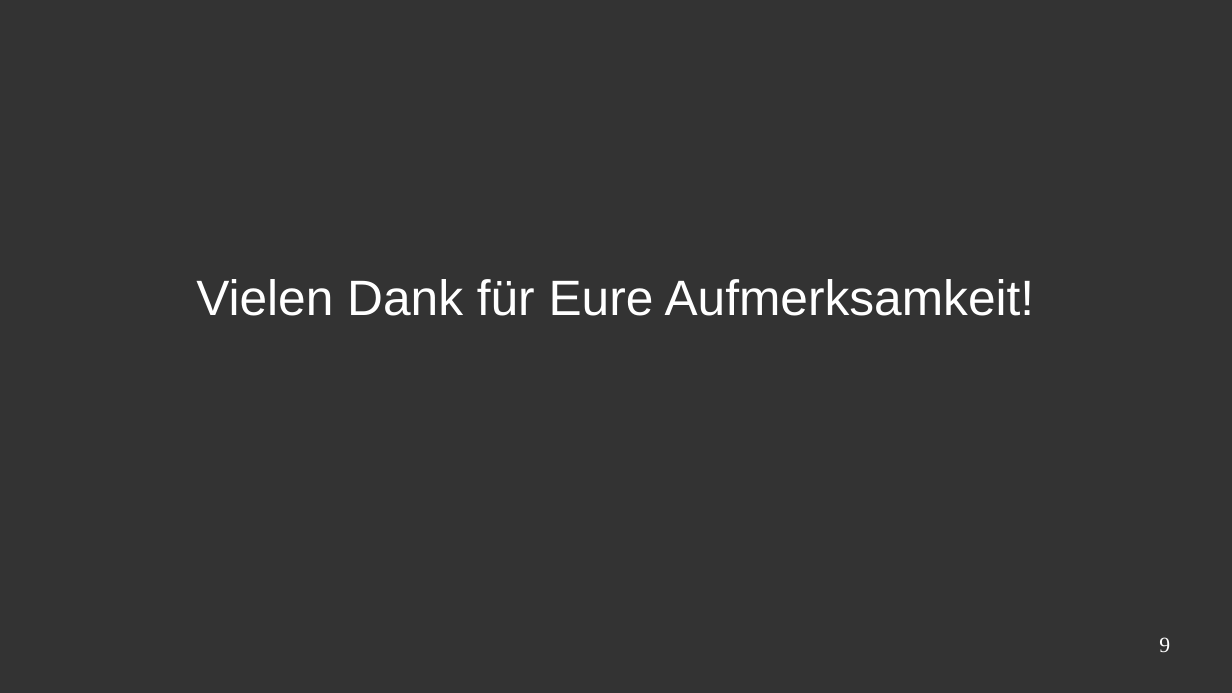
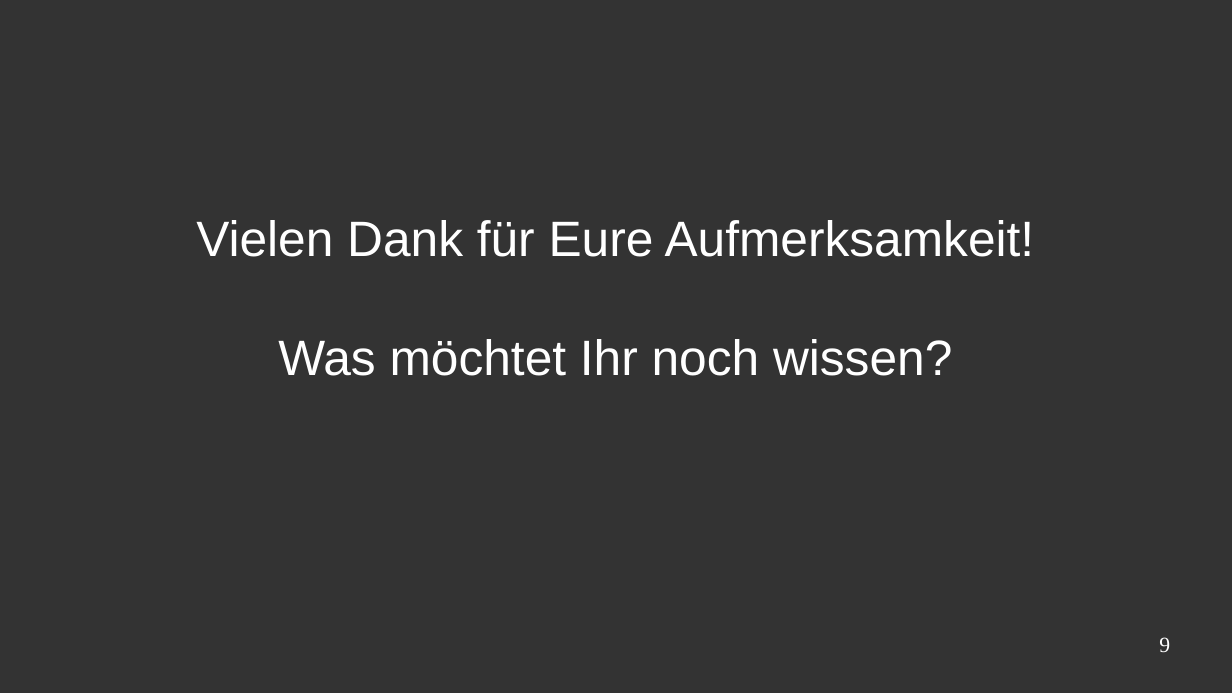
Before and after one commit to CTreffOS/Vortraege, a slide deck: slide 9 of Verbraucherschutz - Wie sicher sind meine Daten?/vortrag_datensicherheit.odp. Drawn at 1232x693 pixels with LibreOffice and Linux fonts; fonts in the diff are those of the drawing; background and template pictures are left out. Boxes give left, top, right and bottom in pixels: in the first picture for what was removed or moved away, otherwise in the second. Text is boxed around its words. In the diff, an @@ line names an element or a change of style, - is before the commit and + after.

```diff
--- a/Verbraucherschutz - Wie sicher sind meine Daten?/vortrag_datensicherheit.odp
+++ b/Verbraucherschutz - Wie sicher sind meine Daten?/vortrag_datensicherheit.odp
@@ subtitle at (278,339,952,376): paragraph added @@
+Was möchtet Ihr noch wissen?
```
Also in this commit, not shown: 2 other slides changed, 1 other file.
